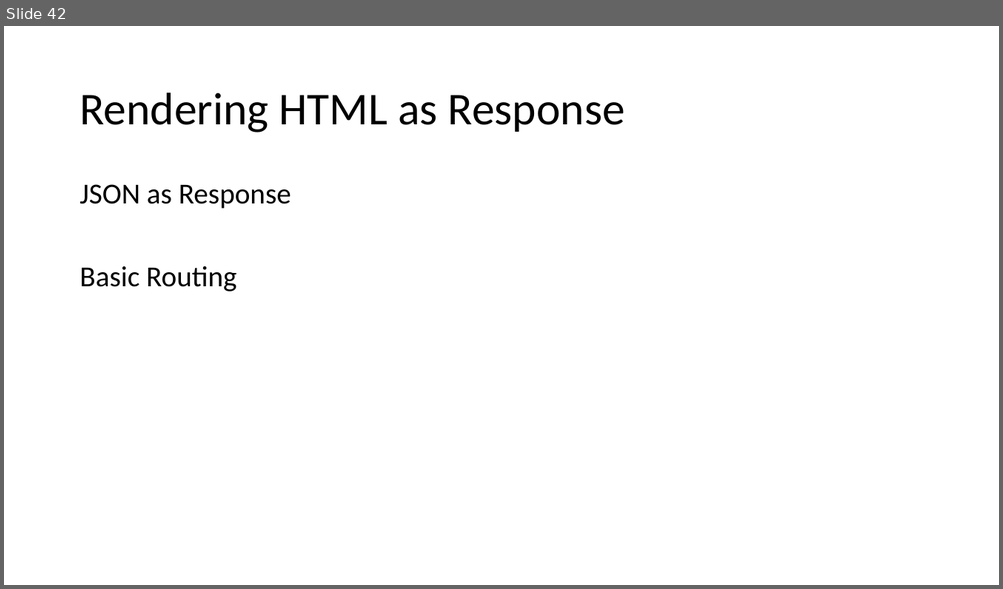
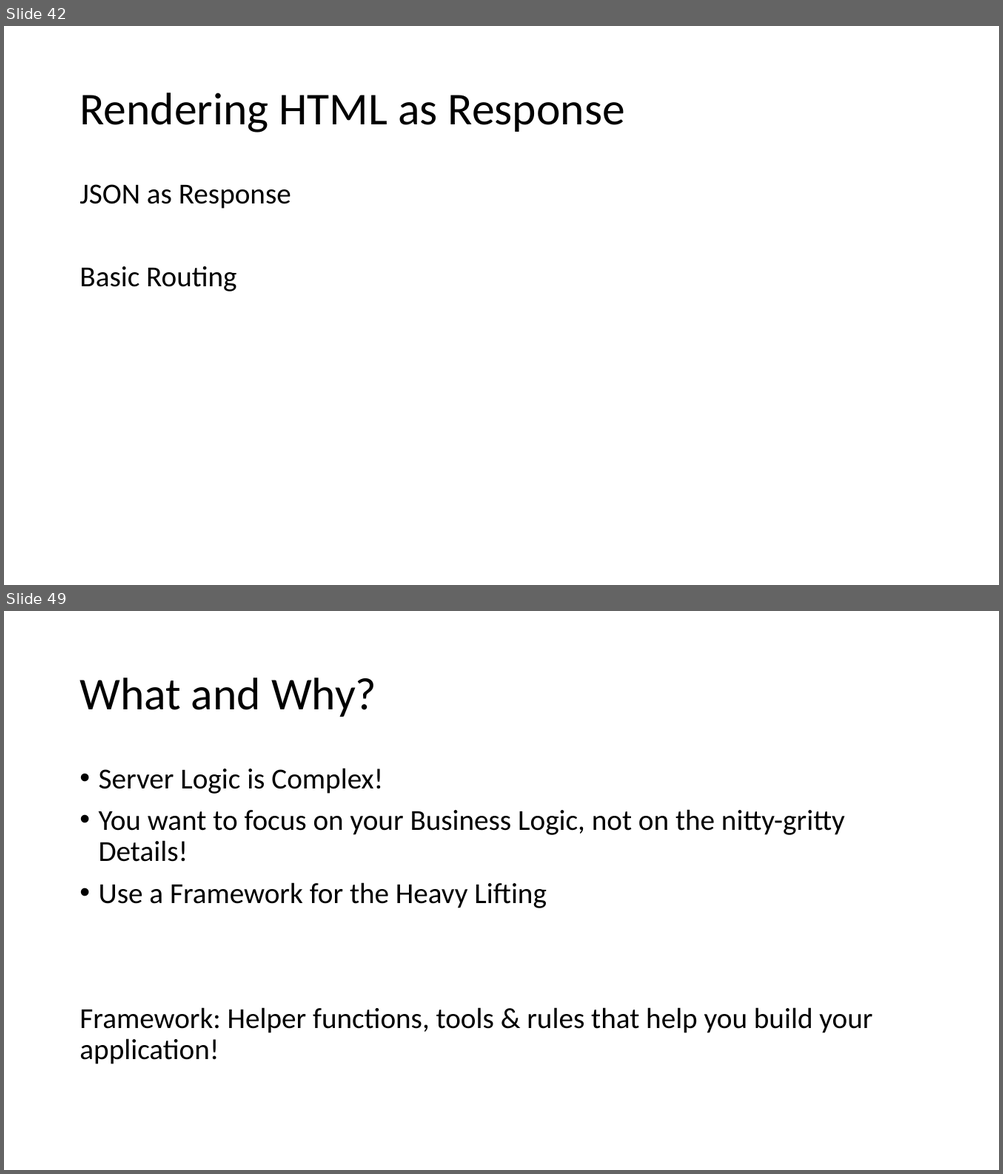
Before and after one commit to PiyushChaturvedii/Batch04, a slide deck: What is Node.pptx. Shown one above the other, each under a label of ours: slide 42 before the commit, slides 42 and 49 after it; the slides between them are not shown. The pictures are 1003x589 and 1003x1174 pixels, drawn with LibreOffice and Linux fonts; fonts in the diff are those of the drawing. Boxes give left, top, right and bottom in pixels: in the first picture for what was removed or moved away, otherwise in the second. Text is boxed around its words. In the diff, an @@ line names an element or a change of style, - is before the commit and + after.

```diff
--- a/What is Node.pptx
+++ b/What is Node.pptx
@@ slide 49 added at [4,611,999,1170], background #FFFFFF @@
@@ title added at [79,678,376,717], 44 pt, text #000000 @@
+What and Why?
@@ text added at [79,768,872,1065], 28 pt, text #000000 @@
+• Server Logic is Complex!
+• You want to focus on your Business Logic, not on the nitty-gritty Details!
+• Use a Framework for the Heavy Lifting
+Framework: Helper functions, tools & rules that help you build your application!
```
Also in this commit, not shown: 9 other slides added, 5 other files.
